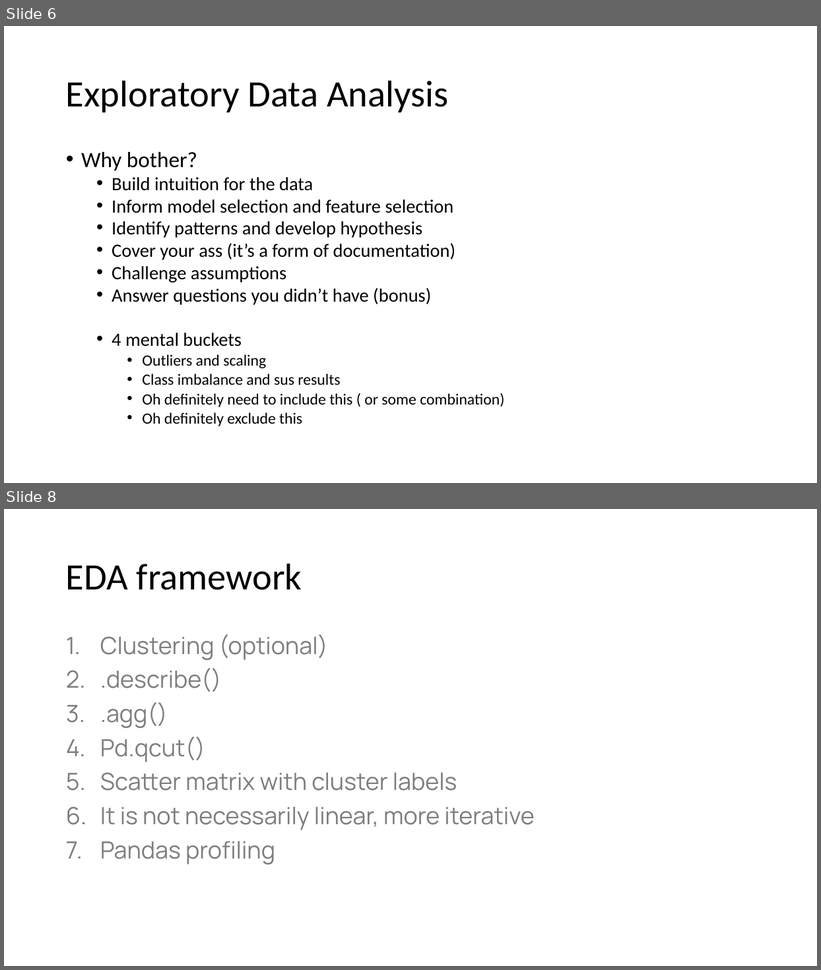
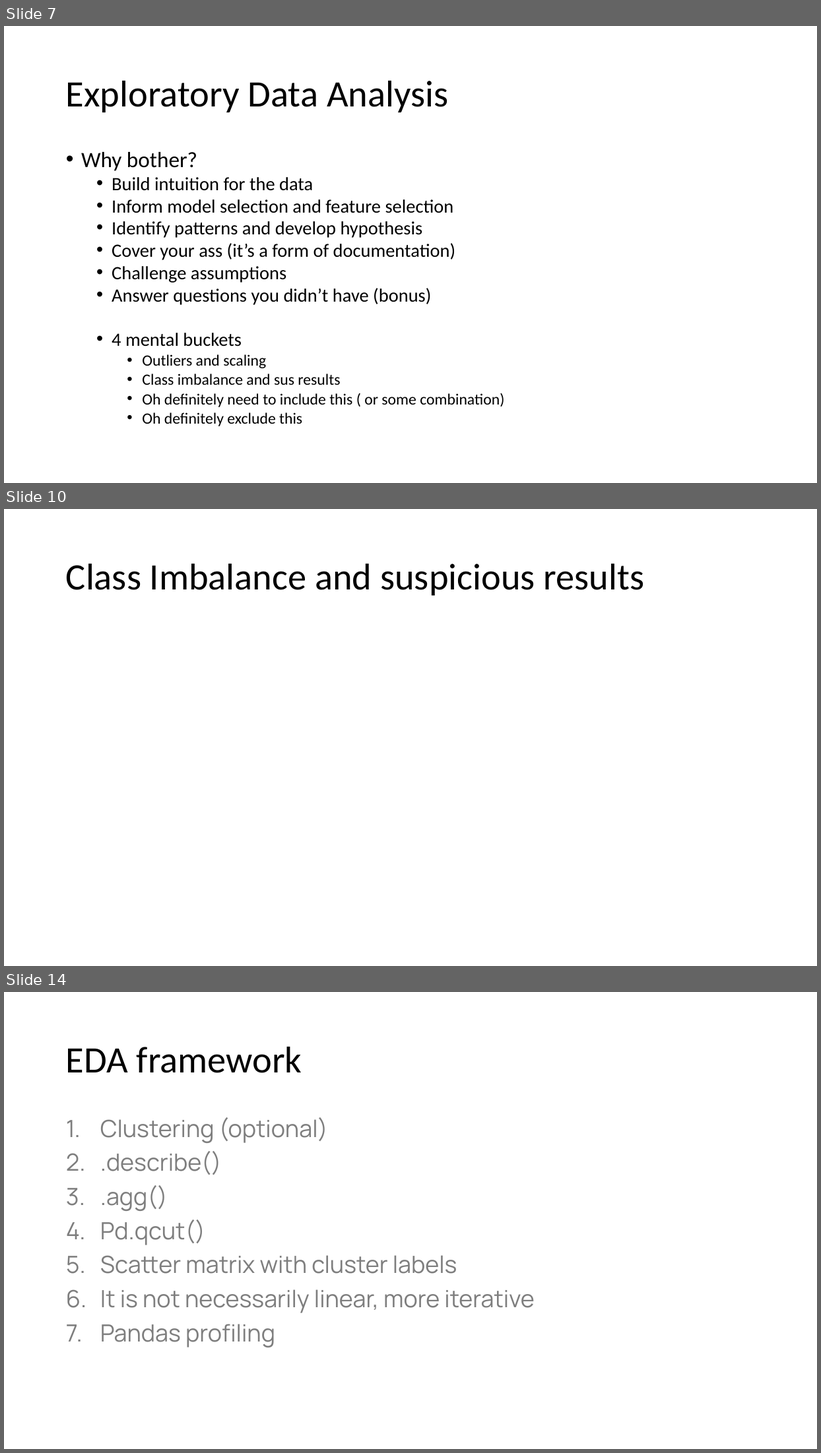
Before and after one commit to jtsw1990/datascience-eda-prezo, a slide deck: Problem Formulation & EDA.pptx. Shown one above the other, each under a label of ours: slides 6 and 8 before the commit, slides 7, 10 and 14 after it; the slides between them are not shown. The pictures are 821x970 and 821x1453 pixels, drawn with LibreOffice and Linux fonts; fonts in the diff are those of the drawing. Boxes give left, top, right and bottom in pixels: in the first picture for what was removed or moved away, otherwise in the second. Text is boxed around its words. In the diff, an @@ line names an element or a change of style, - is before the commit and + after.

```diff
--- a/Problem Formulation & EDA.pptx
+++ b/Problem Formulation & EDA.pptx
@@ slide 10 added at (x1=4, y1=509, x2=817, y2=966), background #FFFFFF @@
@@ title added at (x1=66, y1=563, x2=645, y2=595), 44 pt, text #000000 @@
+Class Imbalance and suspicious results
@@ what was slide 6 is now slide 7 @@
@@ what was slide 8 is now slide 14 @@
```
Also in this commit, not shown: 2 slides changed, 6 other slides added, 1 slide removed, 5 other files.
